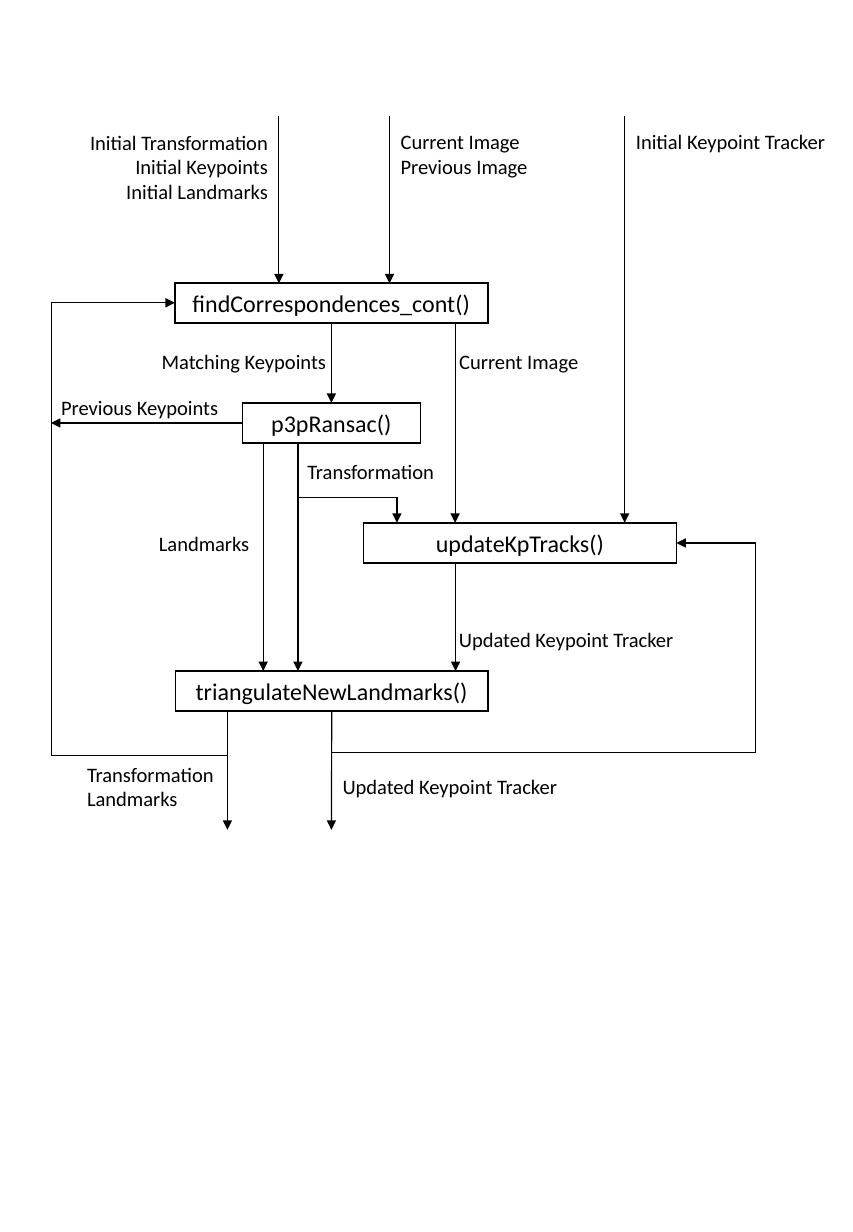
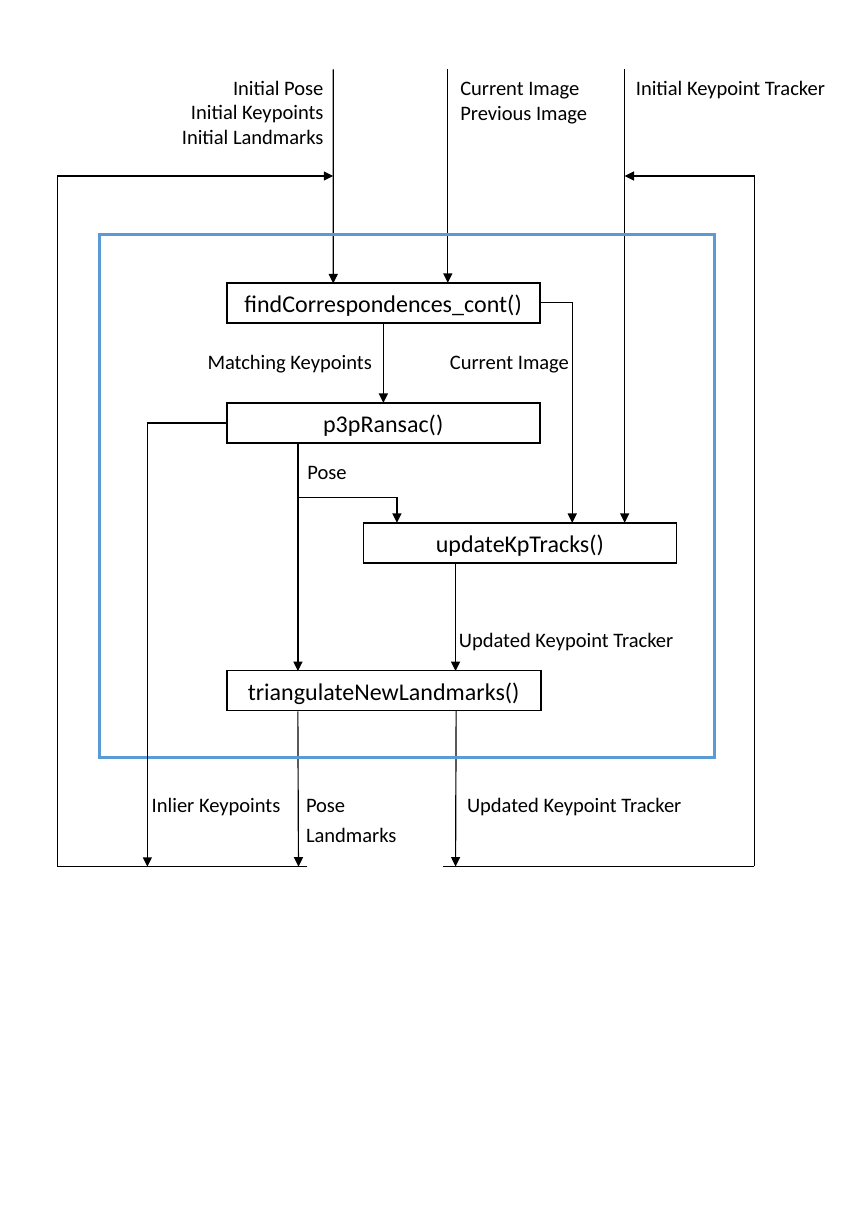
Before and after one commit to mvoellmy/vizbiz, a slide deck: slide 1 of latex/graphics/cont_chart.pptx. Drawn at 853x1232 pixels with LibreOffice and Linux fonts; fonts in the diff are those of the drawing. Boxes give left, top, right and bottom in pixels: in the first picture for what was removed or moved away, otherwise in the second. Text is boxed around its words. In the diff, an @@ line names an element or a change of style, - is before the commit and + after.

```diff
--- a/latex/graphics/cont_chart.pptx
+++ b/latex/graphics/cont_chart.pptx
@@ text "Initial Pose": place and size @@
-text "Initial Pose" at bbox=[90, 135, 268, 199]
+text "Initial Pose" at bbox=[182, 80, 323, 144]
@@ text at bbox=[233, 80, 323, 95]: text changed @@
-Initial Transformation
+Initial Pose
@@ arrow moved from (279, 116) - (279, 283) to (333, 69) - (333, 283) @@
@@ arrow moved from (389, 116) - (389, 283) to (448, 69) - (448, 283) @@
@@ text "Current Image": place and size @@
-text "Current Image" at bbox=[401, 135, 527, 178]
+text "Current Image" at bbox=[460, 81, 587, 124]
@@ text "Initial Keypoint Tracker": place and size @@
-text "Initial Keypoint Tracker" at bbox=[636, 134, 825, 153]
+text "Initial Keypoint Tracker" at bbox=[636, 80, 825, 99]
@@ arrow moved from (624, 116) - (624, 523) to (624, 69) - (624, 523) @@
@@ elbow arrow moved from (227, 711) - (175, 303) to (58, 867) - (333, 176) @@
@@ elbow arrow added from (754, 867) to (624, 176), #000000 0.75 pt @@
@@ rectangle added at bbox=[99, 234, 714, 757], outline #5B9BD5 2 pt @@
@@ 2 rectangles, 1 arrow: place and size @@
-2 rectangles, 1 arrow at bbox=[175, 283, 488, 711]
+2 rectangles, 1 arrow at bbox=[226, 283, 540, 711]
@@ arrow removed from (455, 323) to (455, 523) @@
@@ elbow arrow added from (540, 303) to (572, 523), #000000 0.75 pt @@
@@ text "Matching Keypoints": place and size @@
-text "Matching Keypoints" at bbox=[162, 354, 326, 373]
+text "Matching Keypoints" at bbox=[208, 354, 371, 373]
@@ text "Current Image": place and size @@
-text "Current Image" at bbox=[459, 355, 578, 373]
+text "Current Image" at bbox=[450, 355, 569, 373]
@@ rectangle "p3pRansac()": place and size @@
-rectangle "p3pRansac()" at bbox=[242, 403, 421, 442]
+rectangle "p3pRansac()" at bbox=[226, 403, 539, 442]
@@ arrow removed from (242, 423) to (51, 423) @@
@@ elbow arrow added from (226, 423) to (148, 867), #000000 0.75 pt @@
@@ arrow removed from (263, 444) to (263, 671) @@
@@ text at bbox=[307, 465, 346, 479]: text changed @@
-Transformation
+Pose
@@ text removed at bbox=[159, 536, 249, 551] @@
-Landmarks
@@ elbow arrow removed from (332, 711) to (677, 544) @@
@@ arrow moved from (227, 711) - (227, 830) to (298, 711) - (298, 867) @@
@@ arrow moved from (332, 711) - (331, 830) to (456, 711) - (456, 867) @@
@@ text at bbox=[152, 797, 280, 816]: text changed @@
-Previous Keypoints
+Inlier Keypoints
@@ text "Pose": place and size @@
-text "Pose" at bbox=[87, 768, 214, 806]
+text "Pose" at bbox=[306, 798, 396, 842]
@@ text at bbox=[306, 798, 345, 812]: text changed @@
-Transformation
+Pose
@@ text "Updated Keypoint Tracker": place and size @@
-text "Updated Keypoint Tracker" at bbox=[343, 779, 557, 798]
+text "Updated Keypoint Tracker" at bbox=[467, 797, 681, 816]
@@ text at bbox=[306, 827, 396, 842]: more space between paragraphs @@
@@ line added from (307, 867) to (57, 867), #000000 0.75 pt @@
@@ line added from (754, 867) to (442, 867), #000000 0.75 pt @@
```
Also in this commit, not shown: 1 other file.
